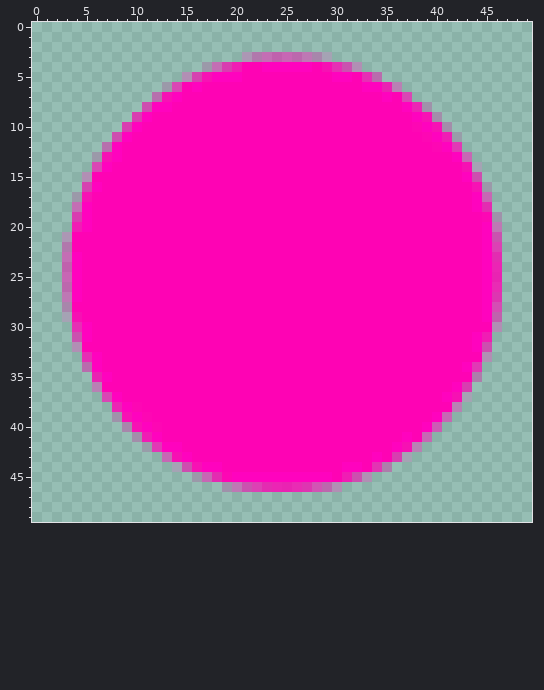
File history of a pixel-art sprite, Dots/app/src/main/res/drawable/clearerpurpledot.png. The picture above is the old version.
The file is 50x50 pixels. Pixels under 10% opacity are left out. Colours within 5 levels of each other are drawn and written as one.
New version:
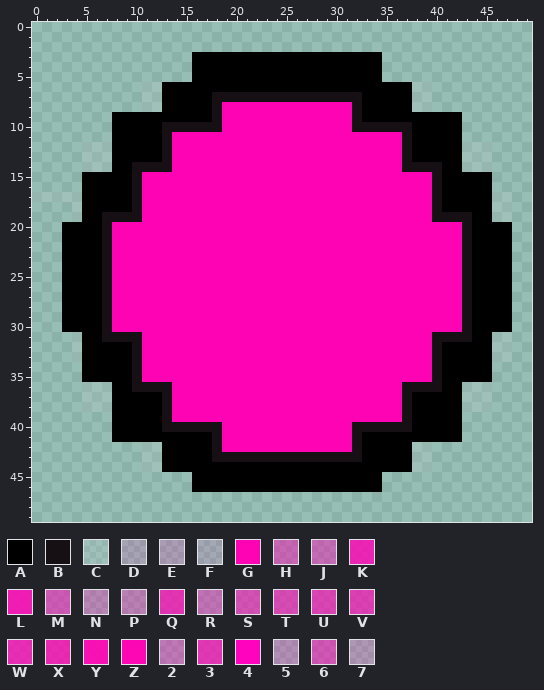
Palette (. is transparent): A #000000  B #161014  C #cdcdcd2e  D #ff00b124  E #ff00b12e  F #ff00b31e  G #fe03b4  H #ff02b376  J #ff02b46d  K #ff02b4cf  L #ff02b4da  M #ff02b586  N #ff03b34d  P #ff03b354  Q #ff03b3bc  R #ff03b466  S #ff03b492  T #ff03b49a  U #ff03b4a3  V #ff03b4aa  W #ff03b4c3  X #ff03b4c9  Y #ff03b4eb  Z #ff03b4f9  2 #ff03b560  3 #ff03b5b6  4 #ff03be  5 #ff04b441  6 #ff04b48c  7 #ff05b336
The exact change:
Changed rows in their new state; - is an unchanged pixel.
first column x 0:
 3 ----------------AAAAAAAAAAAAAAAAAAA-------------
 4 ----------------AAAAAAAAAAAAAAAAAAA-------------
 5 ---------------.AAAAAAAAAAAAAAAAAAA-------------
 6 -----------CCAAAAAAAAAAAAAAAAAAAAAAAAACC--------
 7 -----------CCAAAAABBBBBBBBBBBBBBBAAAAACC--------
 8 -----------CCAAAAAB-------------BAAAAACC--------
 9 --------AAAAAAAAAAB-------------BAAAAAAAAAA-----
10 --------AAAAABBBBBB-------------BBBBBBAAAAA-----
11 --------AAAAAB-----------------------BAAAAA-----
12 -----CCCAAAAAB-----------------------BAAAAACCC--
13 -----CCCAAAAAB-----------------------BAAAAACCC--
14 -----CCCAABBBB-----------------------BBBBAACCC--
15 -----AAAAAB-----------------------------BAAAAA--
16 -----AAAAAB-----------------------------BAAAAA--
17 CCCCCAAAAAB-----------------------------BAAAAACC
18 ----CAAAAAB-----------------------------BAAAAACC
19 ----CAABBBB-----------------------------BBBBAACC
20 ---AAAAB-----------------------------------BAAAA
21 ---AAAAB-----------------------------------BAAAA
22 ---AAAAB-----------------------------------BAAAA
23 ---AAAAB-----------------------------------BAAAA
24 ---AAAAB-----------------------------------BAAAA
25 ---AAAAB-----------------------------------BAAAA
26 ---AAAAB-----------------------------------BAAAA
27 ---AAAAB-----------------------------------BAAAA
28 ---AAAAB-----------------------------------BAAAA
29 ---AAAAB-----------------------------------BAAAA
30 ---AAAAB-----------------------------------BAAAA
31 ----CAABBBB-----------------------------BBBBAACC
32 ----CAAAAAB-----------------------------BAAAAACC
33 ----CAAAAAB-----------------------------BAAAAACC
34 -----AAAAAB-----------------------------BAAAAA--
35 -----AAAAAB-----------------------------BAAAAA--
36 -----CCCAABBBB-----------------------BBBBAACCC--
37 -----CCCAAAAAB-----------------------BAAAAACCC--
38 -----CCCAAAAAB-----------------------BAAAAACCC--
39 --------AAAAAB-----------------------BAAAAA-----
40 --------AAAAABBBBBB-------------BBBBBBAAAAA-----
41 --------AAAAAAAAAAB-------------BAAAAAAAAAA-----
42 -----------CCAAAAAB-------------BAAAAACC--------
43 -----------CCAAAAABBBBBBBBBBBBBBBAAAAACC--------
44 -----------CCAAAAAAAAAAAAAAAAAAAAAAAAACC--------
45 ----------------AAAAAAAAAAAAAAAAAAA-------------
46 ----------------AAAAAAAAAAAAAAAAAAA-------------
Where, in picture pixels (left, top, right, bottom), the same in both pictures:
changed: (32, 52, 512, 492)
